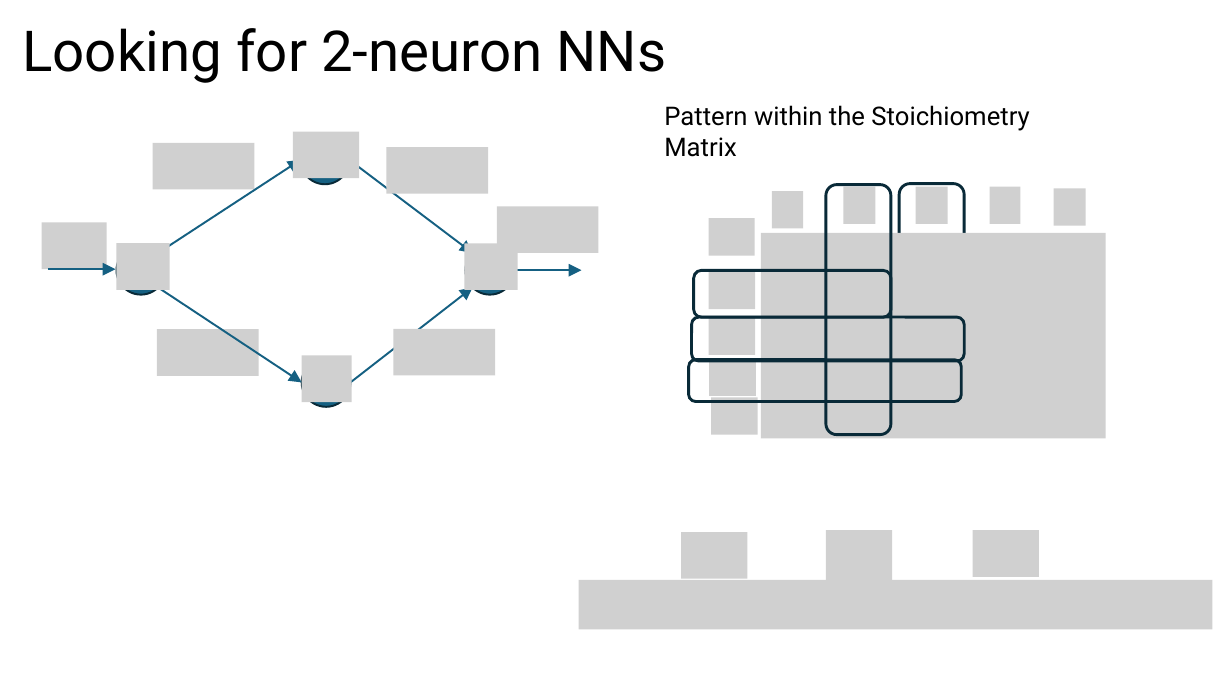
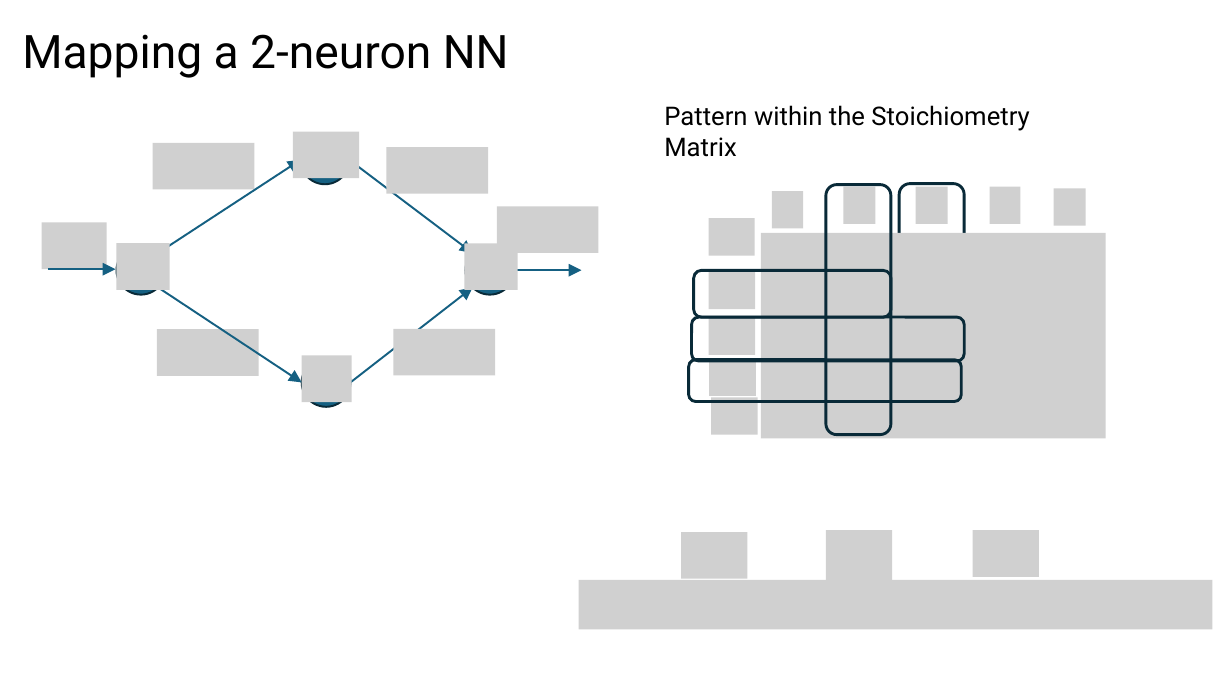
Before and after one commit to tkn-tub/bioelectrodynamics, a slide deck: slide 3 of slides/slides.pptx. Drawn at 1232x693 pixels with LibreOffice and Linux fonts; fonts in the diff are those of the drawing; grey boxes stand for pictures. Boxes give left, top, right and bottom in pixels: in the first picture for what was removed or moved away, otherwise in the second. Text is boxed around its words. In the diff, an @@ line names an element or a change of style, - is before the commit and + after.

Commit message:
slides

```diff
--- a/slides/slides.pptx
+++ b/slides/slides.pptx
@@ title at bbox=[22, 34, 509, 78]: text changed; size 44 to 36 pt @@
-Looking for 2-neuron NNs
+Mapping a 2-neuron NN
```
Also in this commit, not shown: 1 other slide changed, 1 slide added, 4 other files.
